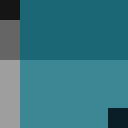
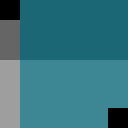
Layers edited between the first and the second w=128, h=128 image:
painted on "Layer 3" over [0,0,20,20]
painted on "Layer 2" over [0,0,128,128]
